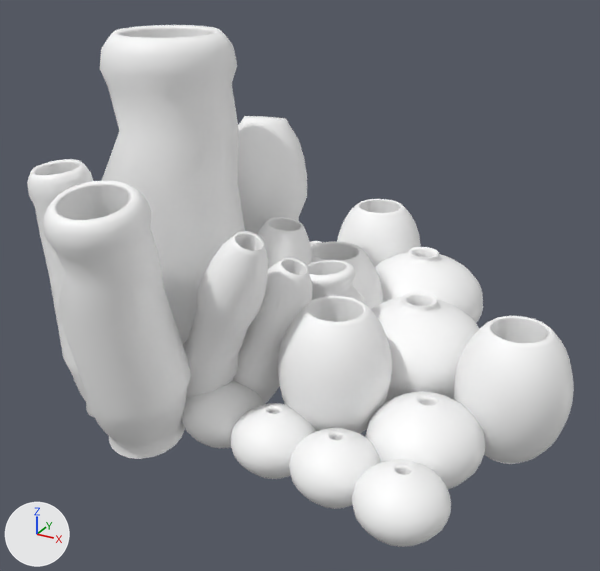
A saved change to the FBX model Assets/Models/Nature/Foliage/Corals LODS/Coral_10.fbx.
The view is the same before and after, from a 50 mm lens placed at (4.977, 0.002, 0.678), pointed at (4.5, 0.871, 0.244). Lighting does not change. The marker at lower left points along +X, +Y and +Z. Objects named as collision shapes, trigger or cutter boxes, shadow casters or lower levels of detail are left out. Where no turn or scale is listed for an object, it has been applied to the vertices.

Objects in the first picture: 'Coral_10_LOD0'.
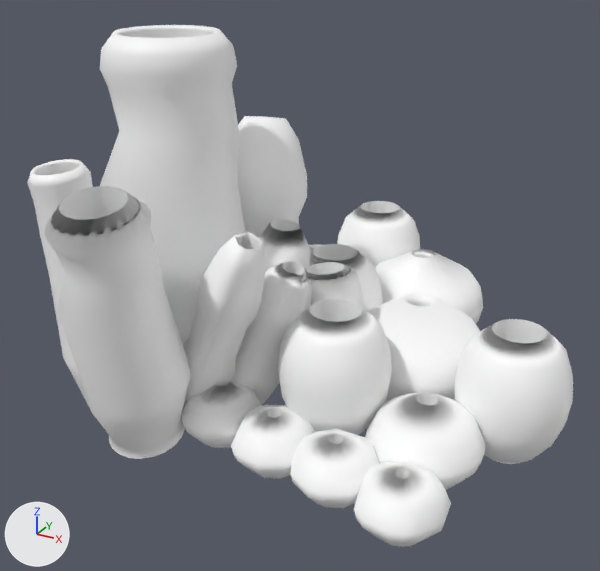
Where the newer file only moved an object's origin or applied its transform, the numbers keep the older frame.

Location of each change, (x1, y1, x2, y2) in pixels of the pictures (600 x 571 px):
'Coral_10_LOD0', reshaped
    before: (27, 25, 574, 547)
    after: (27, 25, 573, 547)
part 1 of me_mesh, deleted
    before: (27, 116, 574, 547)

Patch to the scene script:
```diff
--- a/Assets/Models/Nature/Foliage/Corals LODS/Coral_10.fbx.py
+++ b/Assets/Models/Nature/Foliage/Corals LODS/Coral_10.fbx.py
@@ me_mesh @@
 # used by ob_coral_10_lod0; location = (4.529, 0.922, 0.315)
-me_mesh.from_pydata(...)  # 6920 vertices, 6500 faces; spans x -0.323..0.323, y -0.341..0.341, z -0.244..0.244
+me_mesh.from_pydata(...)  # 3063 vertices, 2724 faces; spans x -0.323..0.323, y -0.341..0.341, z -0.244..0.244
+# me_mesh part 1: 3837 vertices removed from x -0.322..0.322, y -0.341..0.34, z -0.244..0.111
 me_mesh.materials.append(mat_group_2)
```
